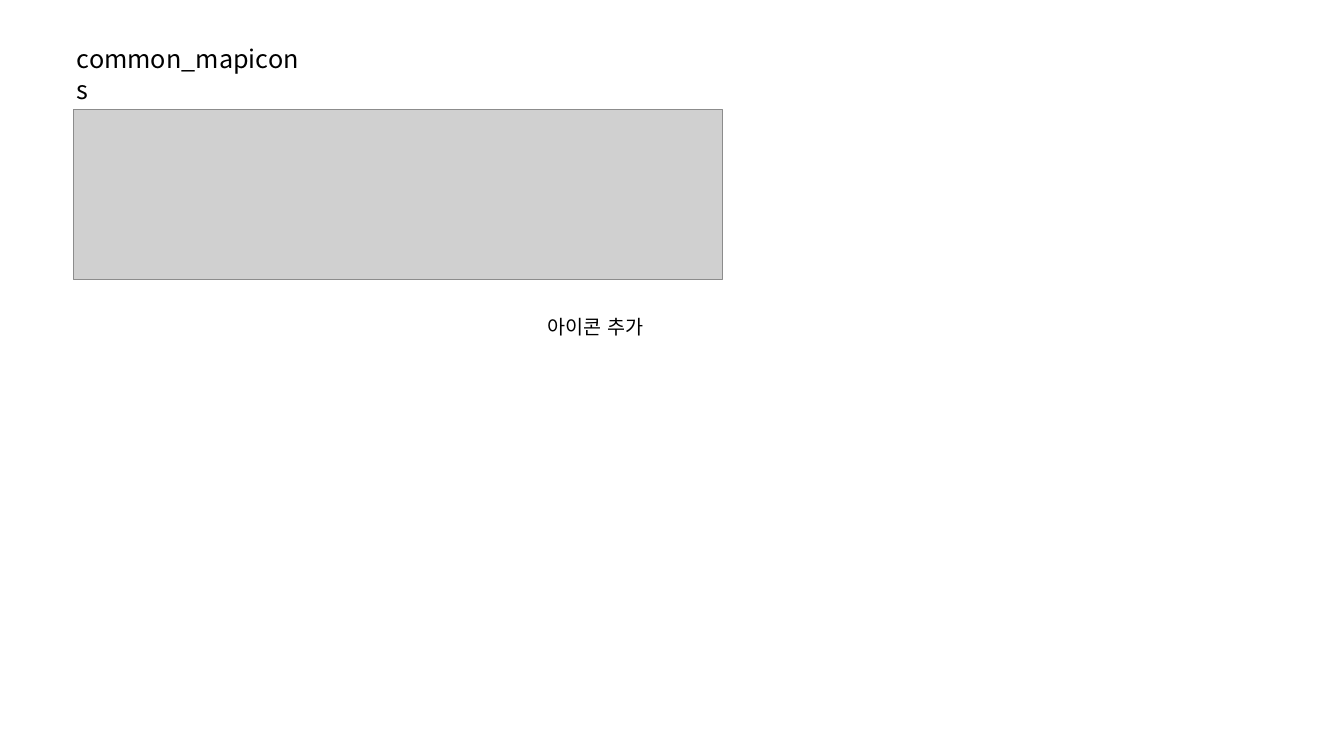
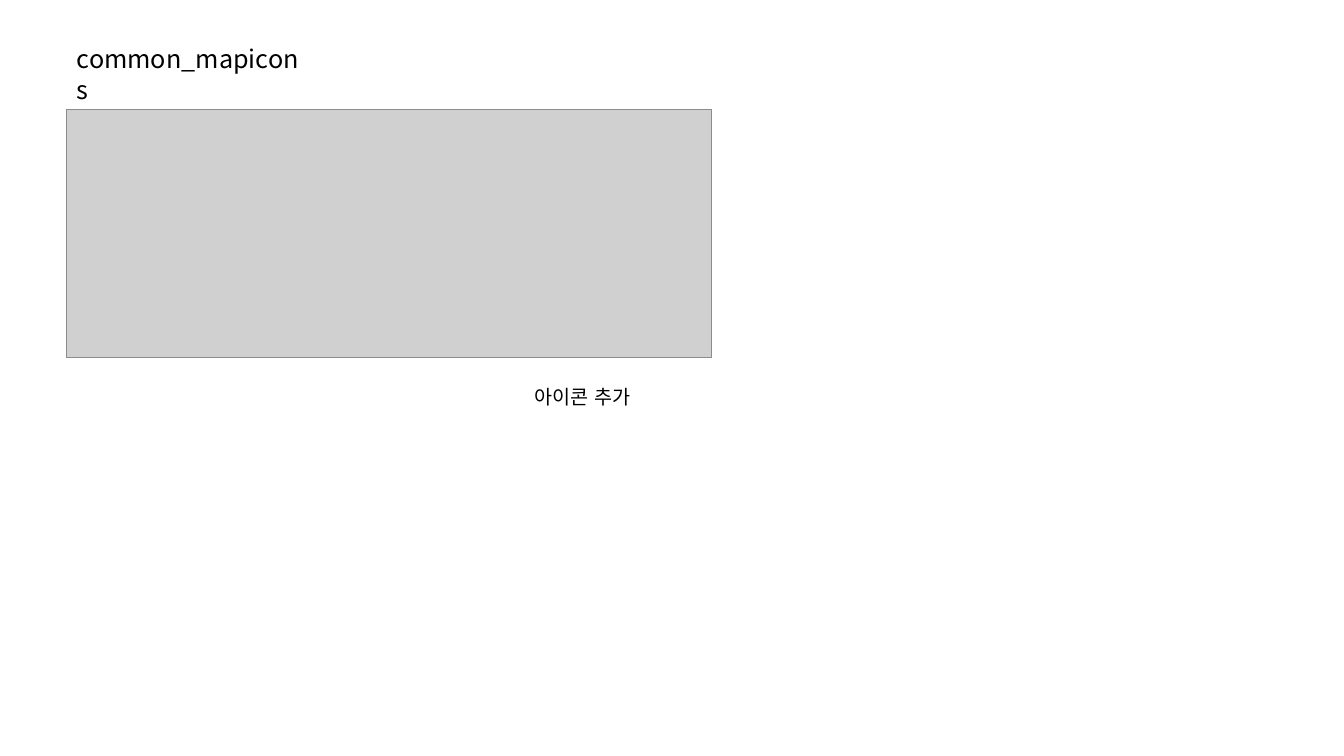
Before and after one commit to jeoungGyy/sejong, a slide deck: slide 7 of ppt/03-30.pptx. Drawn at 1344x756 pixels with LibreOffice and Linux fonts; fonts in the diff are those of the drawing; grey boxes stand for pictures. Boxes give left, top, right and bottom in pixels: in the first picture for what was removed or moved away, otherwise in the second. Text is boxed around its words. In the diff, an @@ line names an element or a change of style, - is before the commit and + after.

```diff
--- a/ppt/03-30.pptx
+++ b/ppt/03-30.pptx
@@ picture: place and size @@
-picture at (74,110,723,280)
+picture at (67,110,712,358)
@@ text "아이콘 추가": place and size @@
-text "아이콘 추가" at (548,317,643,336)
+text "아이콘 추가" at (535,387,630,406)
```
Also in this commit, not shown: 1 other slide changed, 5 other files.
